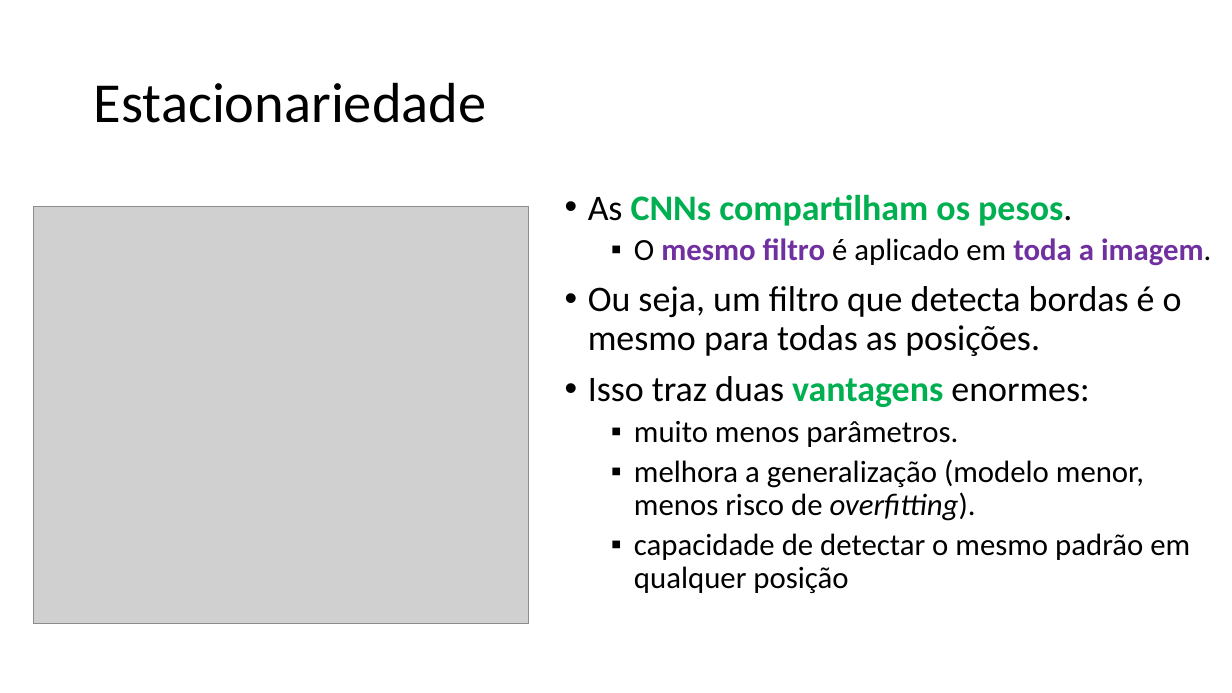
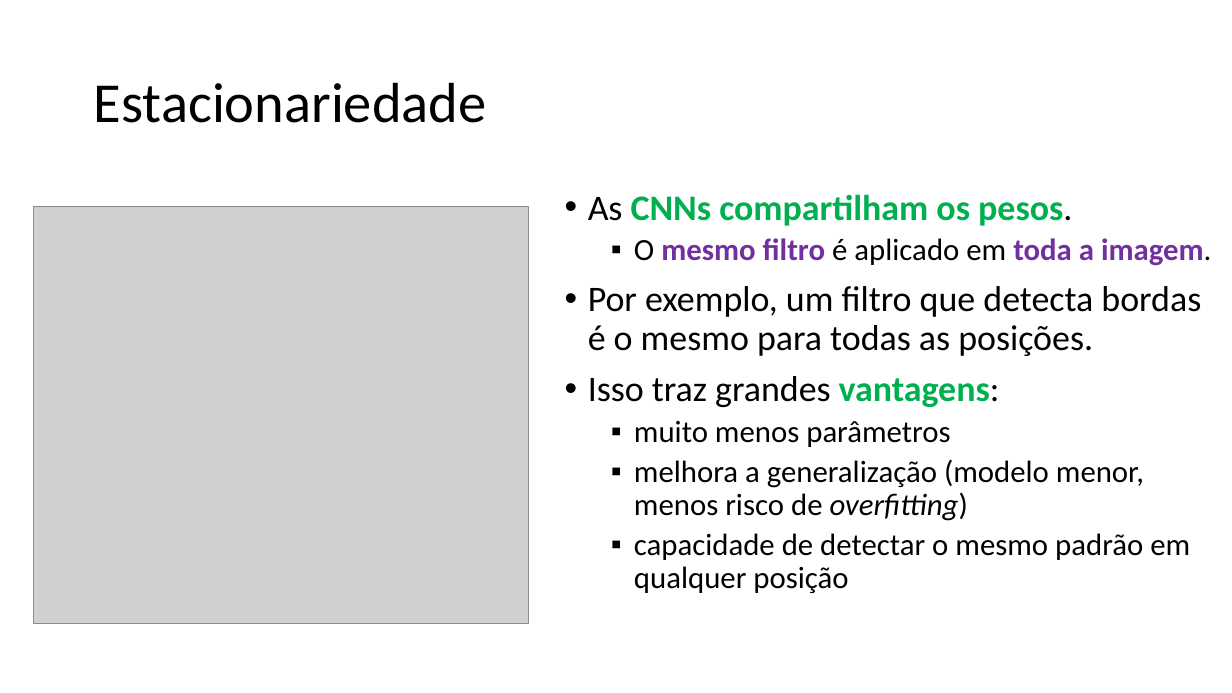
Before and after one commit to zz4fap/c24_inteligencia_artificial, a slide deck: slide 18 of slides/C24_CNN.pptx (slide 19 before the commit). Drawn at 1232x693 pixels with LibreOffice and Linux fonts; fonts in the diff are those of the drawing; grey boxes stand for pictures. Boxes give left, top, right and bottom in pixels: in the first picture for what was removed or moved away, otherwise in the second. Text is boxed around its words. In the diff, an @@ line names an element or a change of style, - is before the commit and + after.

```diff
--- a/slides/C24_CNN.pptx
+++ b/slides/C24_CNN.pptx
@@ text at bbox=[588, 286, 1201, 521]: text changed @@
-• Ou seja, um filtro que detecta bordas é o mesmo para todas as posições.
-• Isso traz duas vantagens enormes:
-  ▪ muito menos parâmetros.
-  ▪ melhora a generalização (modelo menor, menos risco de overfitting).
+• Por exemplo, um filtro que detecta bordas é o mesmo para todas as posições.
+• Isso traz grandes vantagens:
+  ▪ muito menos parâmetros
+  ▪ melhora a generalização (modelo menor, menos risco de overfitting)
```
Also in this commit, not shown: 22 other slides changed, 1 slide removed.
